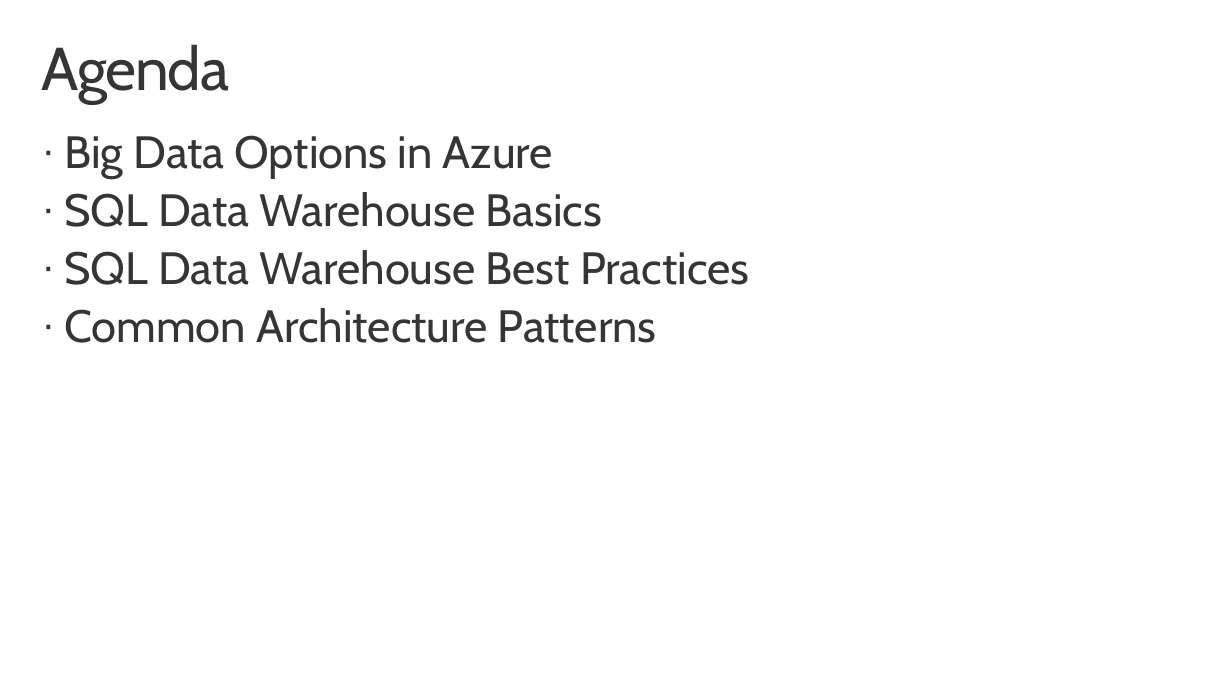
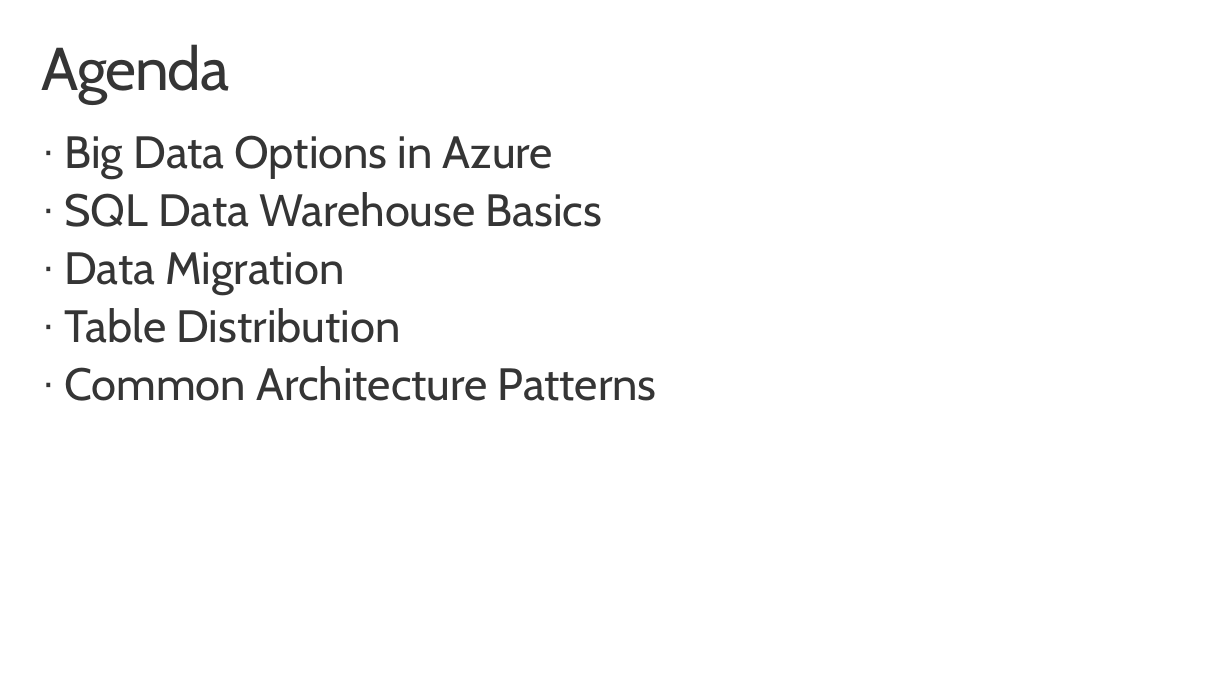
Before and after one commit to shawnweisfeld/20170304_AzureDW, a slide deck: slide 4 of Intro to Azure SQL Data Warehouse.pptx. Drawn at 1232x693 pixels with LibreOffice and Linux fonts; fonts in the diff are those of the drawing; background and template pictures are left out. Boxes give left, top, right and bottom in pixels: in the first picture for what was removed or moved away, otherwise in the second. Text is boxed around its words. In the diff, an @@ line names an element or a change of style, - is before the commit and + after.

Commit message:
updated agenda

```diff
--- a/Intro to Azure SQL Data Warehouse.pptx
+++ b/Intro to Azure SQL Data Warehouse.pptx
@@ text at [64, 252, 400, 343]: text changed @@
-· SQL Data Warehouse Best Practices
+· Data Migration
+· Table Distribution
```
Also in this commit, not shown: 1 other slide changed.
